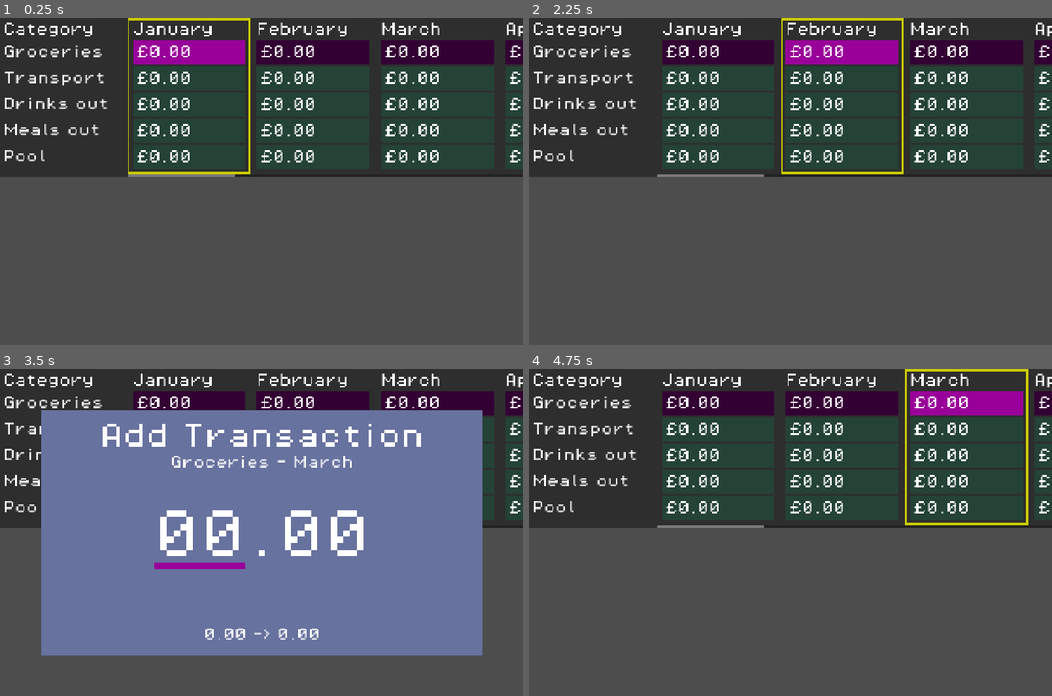
Above: before the commit, frames 1-4 (two rows, left to right).
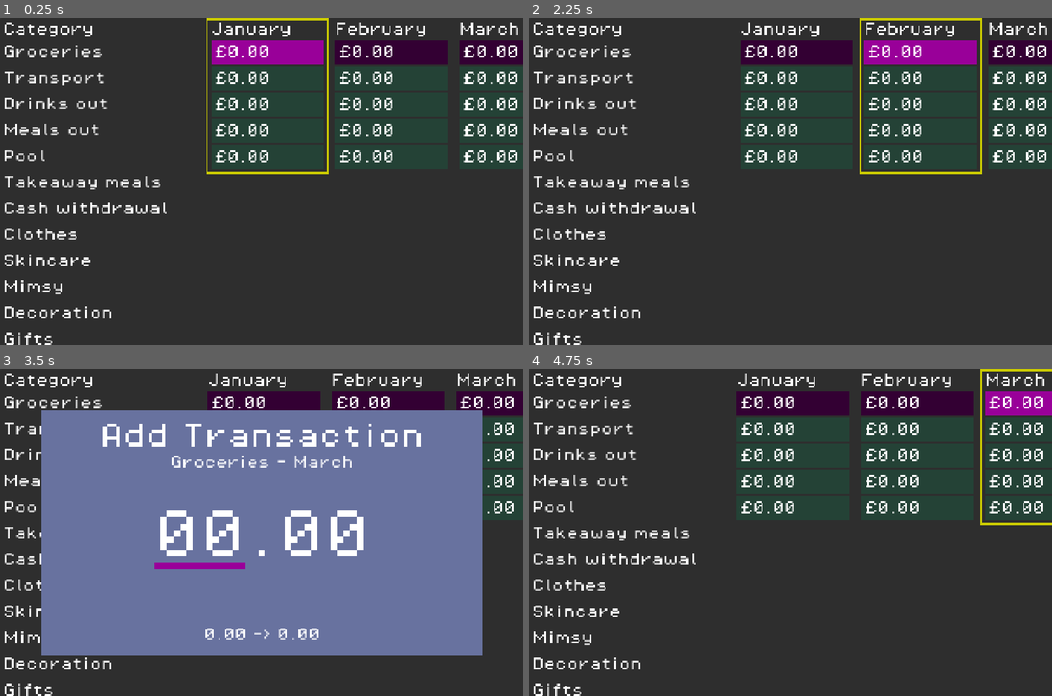
Above: after the commit, the same moments.

Repository: phrasmotica/budget-visualiser
Game: Godot game, scene res://scenes/ui/spreadsheet_ui/spreadsheet_ui.tscn
The game is run twice, just before and just after one commit, with the same random seed, the same clock (stepped at 60 frames per second) and the same inputs.
Inputs (mouse positions are in pixels of both pictures, inside the frame that each line leads up to):
- Up to frame 1 (0.25 s): no input
- Up to frame 2 (2.25 s): tap Enter (ui_accept) at 0.5, 0.77, 1.25, 2 s; move the mouse to (905, 165) at 0.52 s; hold Right (ui_right) 0.53-1.25 s; tap Shift (bulk_modifier) at 0.6 s; click (905, 165) at 0.67 s; drag from (685, 197) to (764, 246) at 1.27 s; move the mouse to (842, 109) at 2.02 s; hold Right (ui_right) from 2.03 s (still down); tap Z at 2.1 s
- Up to frame 3 (3.5 s): release Right (ui_right) at 2.75 s; tap Enter (ui_accept) at 2.75 s; drag from (235, 597) to (104, 483) at 2.77 s
- Up to frame 4 (4.75 s): tap Enter (ui_accept) at 3.5, 3.77, 4.25 s; move the mouse to (947, 581) at 3.52 s; hold Left (ui_left) 3.53-4.25 s; tap Tab at 3.6 s; drag from (633, 483) to (712, 450) at 4.27 s

The runs differ from the first frame. In frame 1, 60% of the frame differs, in the area x 0-100%, y 0-100%; in frame 2, 61%; in frame 3, 22%; in frame 4, 60%.

Commit message:
Create more budget categories, and add them to category labels scene

Diff:
--- /dev/null
+++ b/resources/data/budget_categories/budget_category_booksstationery.tres
@@ -0,0 +1,8 @@
+[gd_resource type="Resource" script_class="BudgetCategory" load_steps=2 format=3 uid="uid://fe7ksipv2mpx"]
+
+[ext_resource type="Script" uid="uid://pmgx6lpiycua" path="res://scripts/data/budget_category.gd" id="1_p6yrj"]
+
+[resource]
+script = ExtResource("1_p6yrj")
+name = "Books & stationery"
+metadata/_custom_type_script = "uid://pmgx6lpiycua"
--- /dev/null
+++ b/resources/data/budget_categories/budget_category_cashwithdrawal.tres
@@ -0,0 +1,8 @@
+[gd_resource type="Resource" script_class="BudgetCategory" load_steps=2 format=3 uid="uid://bq1xyunmdp84o"]
+
+[ext_resource type="Script" uid="uid://pmgx6lpiycua" path="res://scripts/data/budget_category.gd" id="1_rhqbe"]
+
+[resource]
+script = ExtResource("1_rhqbe")
+name = "Cash withdrawal"
+metadata/_custom_type_script = "uid://pmgx6lpiycua"
--- /dev/null
+++ b/resources/data/budget_categories/budget_category_clothes.tres
@@ -0,0 +1,8 @@
+[gd_resource type="Resource" script_class="BudgetCategory" load_steps=2 format=3 uid="uid://b35dxjr080f02"]
+
+[ext_resource type="Script" uid="uid://pmgx6lpiycua" path="res://scripts/data/budget_category.gd" id="1_fkp2p"]
+
+[resource]
+script = ExtResource("1_fkp2p")
+name = "Clothes"
+metadata/_custom_type_script = "uid://pmgx6lpiycua"
--- /dev/null
+++ b/resources/data/budget_categories/budget_category_decoration.tres
@@ -0,0 +1,8 @@
+[gd_resource type="Resource" script_class="BudgetCategory" load_steps=2 format=3 uid="uid://pkireq6eqm5i"]
+
+[ext_resource type="Script" uid="uid://pmgx6lpiycua" path="res://scripts/data/budget_category.gd" id="1_nyab1"]
+
+[resource]
+script = ExtResource("1_nyab1")
+name = "Decoration"
+metadata/_custom_type_script = "uid://pmgx6lpiycua"
--- /dev/null
+++ b/resources/data/budget_categories/budget_category_gifts.tres
@@ -0,0 +1,8 @@
+[gd_resource type="Resource" script_class="BudgetCategory" load_steps=2 format=3 uid="uid://bc2d2u08x80e"]
+
+[ext_resource type="Script" uid="uid://pmgx6lpiycua" path="res://scripts/data/budget_category.gd" id="1_xic7a"]
+
+[resource]
+script = ExtResource("1_xic7a")
+name = "Gifts"
+metadata/_custom_type_script = "uid://pmgx6lpiycua"
--- /dev/null
+++ b/resources/data/budget_categories/budget_category_hardware.tres
@@ -0,0 +1,8 @@
+[gd_resource type="Resource" script_class="BudgetCategory" load_steps=2 format=3 uid="uid://b6hmavseqpn8s"]
+
+[ext_resource type="Script" uid="uid://pmgx6lpiycua" path="res://scripts/data/budget_category.gd" id="1_4r003"]
+
+[resource]
+script = ExtResource("1_4r003")
+name = "Hardware"
+metadata/_custom_type_script = "uid://pmgx6lpiycua"
--- /dev/null
+++ b/resources/data/budget_categories/budget_category_ikea.tres
@@ -0,0 +1,8 @@
+[gd_resource type="Resource" script_class="BudgetCategory" load_steps=2 format=3 uid="uid://b7hv0uybnneau"]
+
+[ext_resource type="Script" uid="uid://pmgx6lpiycua" path="res://scripts/data/budget_category.gd" id="1_8am3m"]
+
+[resource]
+script = ExtResource("1_8am3m")
+name = "IKEA"
+metadata/_custom_type_script = "uid://pmgx6lpiycua"
--- /dev/null
+++ b/resources/data/budget_categories/budget_category_knex.tres
@@ -0,0 +1,8 @@
+[gd_resource type="Resource" script_class="BudgetCategory" load_steps=2 format=3 uid="uid://codjj552j4fbq"]
+
+[ext_resource type="Script" uid="uid://pmgx6lpiycua" path="res://scripts/data/budget_category.gd" id="1_mh2m6"]
+
+[resource]
+script = ExtResource("1_mh2m6")
+name = "Knex"
+metadata/_custom_type_script = "uid://pmgx6lpiycua"
--- /dev/null
+++ b/resources/data/budget_categories/budget_category_magicthegathering.tres
@@ -0,0 +1,8 @@
+[gd_resource type="Resource" script_class="BudgetCategory" load_steps=2 format=3 uid="uid://ciblnt1ve5wem"]
+
+[ext_resource type="Script" uid="uid://pmgx6lpiycua" path="res://scripts/data/budget_category.gd" id="1_hvaw2"]
+
+[resource]
+script = ExtResource("1_hvaw2")
+name = "Magic the Gathering"
+metadata/_custom_type_script = "uid://pmgx6lpiycua"
--- /dev/null
+++ b/resources/data/budget_categories/budget_category_mimsy.tres
@@ -0,0 +1,8 @@
+[gd_resource type="Resource" script_class="BudgetCategory" load_steps=2 format=3 uid="uid://h0pf3qif68l4"]
+
+[ext_resource type="Script" uid="uid://pmgx6lpiycua" path="res://scripts/data/budget_category.gd" id="1_lq7dd"]
+
+[resource]
+script = ExtResource("1_lq7dd")
+name = "Mimsy"
+metadata/_custom_type_script = "uid://pmgx6lpiycua"
--- /dev/null
+++ b/resources/data/budget_categories/budget_category_skincare.tres
@@ -0,0 +1,8 @@
+[gd_resource type="Resource" script_class="BudgetCategory" load_steps=2 format=3 uid="uid://c1u8kdi2dxm0d"]
+
+[ext_resource type="Script" uid="uid://pmgx6lpiycua" path="res://scripts/data/budget_category.gd" id="1_0ubm6"]
+
+[resource]
+script = ExtResource("1_0ubm6")
+name = "Skincare"
+metadata/_custom_type_script = "uid://pmgx6lpiycua"
--- /dev/null
+++ b/resources/data/budget_categories/budget_category_software.tres
@@ -0,0 +1,8 @@
+[gd_resource type="Resource" script_class="BudgetCategory" load_steps=2 format=3 uid="uid://jfehfoi7xjw1"]
+
+[ext_resource type="Script" uid="uid://pmgx6lpiycua" path="res://scripts/data/budget_category.gd" id="1_audiu"]
+
+[resource]
+script = ExtResource("1_audiu")
+name = "Software"
+metadata/_custom_type_script = "uid://pmgx6lpiycua"
--- /dev/null
+++ b/resources/data/budget_categories/budget_category_takeawaymeals.tres
@@ -0,0 +1,8 @@
+[gd_resource type="Resource" script_class="BudgetCategory" load_steps=2 format=3 uid="uid://nm8kcso5uy5j"]
+
+[ext_resource type="Script" uid="uid://pmgx6lpiycua" path="res://scripts/data/budget_category.gd" id="1_6r20n"]
+
+[resource]
+script = ExtResource("1_6r20n")
+name = "Takeaway meals"
+metadata/_custom_type_script = "uid://pmgx6lpiycua"
--- /dev/null
+++ b/resources/data/budget_categories/budget_category_videogames.tres
@@ -0,0 +1,8 @@
+[gd_resource type="Resource" script_class="BudgetCategory" load_steps=2 format=3 uid="uid://da3hke2v5lnta"]
+
+[ext_resource type="Script" uid="uid://pmgx6lpiycua" path="res://scripts/data/budget_category.gd" id="1_can0h"]
+
+[resource]
+script = ExtResource("1_can0h")
+name = "Video games"
+metadata/_custom_type_script = "uid://pmgx6lpiycua"
--- a/scenes/ui/category_labels/category_labels.gd
+++ b/scenes/ui/category_labels/category_labels.gd
@@ -8,6 +8,9 @@
 var categories: Array[BudgetCategory] = []:
 	set(value):
 		categories = value
+
+		for c in categories:
+			SignalHelper.on_changed(c, _refresh)
 
 		call_deferred("_refresh")
 
--- a/scenes/ui/category_labels/category_labels.tscn
+++ b/scenes/ui/category_labels/category_labels.tscn
@@ -8,12 +8,26 @@
 [ext_resource type="Resource" uid="uid://ntgiryw8yhiq" path="res://resources/data/budget_categories/budget_category_drinksout.tres" id="6_q5ikp"]
 [ext_resource type="Resource" uid="uid://b7du18hkdt45" path="res://resources/data/budget_categories/budget_category_mealsout.tres" id="7_xlm65"]
 [ext_resource type="Resource" uid="uid://tx800w7ep5ms" path="res://resources/data/budget_categories/budget_category_pool.tres" id="8_83r7t"]
+[ext_resource type="Resource" uid="uid://nm8kcso5uy5j" path="res://resources/data/budget_categories/budget_category_takeawaymeals.tres" id="9_yp1qp"]
+[ext_resource type="Resource" uid="uid://bq1xyunmdp84o" path="res://resources/data/budget_categories/budget_category_cashwithdrawal.tres" id="10_fj6g4"]
+[ext_resource type="Resource" uid="uid://b35dxjr080f02" path="res://resources/data/budget_categories/budget_category_clothes.tres" id="11_igkxn"]
+[ext_resource type="Resource" uid="uid://c1u8kdi2dxm0d" path="res://resources/data/budget_categories/budget_category_skincare.tres" id="12_3g8l3"]
+[ext_resource type="Resource" uid="uid://h0pf3qif68l4" path="res://resources/data/budget_categories/budget_category_mimsy.tres" id="13_nslag"]
+[ext_resource type="Resource" uid="uid://pkireq6eqm5i" path="res://resources/data/budget_categories/budget_category_decoration.tres" id="14_288ot"]
+[ext_resource type="Resource" uid="uid://bc2d2u08x80e" path="res://resources/data/budget_categories/budget_category_gifts.tres" id="15_wlrnr"]
+[ext_resource type="Resource" uid="uid://fe7ksipv2mpx" path="res://resources/data/budget_categories/budget_category_booksstationery.tres" id="16_e5ji6"]
+[ext_resource type="Resource" uid="uid://da3hke2v5lnta" path="res://resources/data/budget_categories/budget_category_videogames.tres" id="17_u1siw"]
+[ext_resource type="Resource" uid="uid://jfehfoi7xjw1" path="res://resources/data/budget_categories/budget_category_software.tres" id="18_7nw7r"]
+[ext_resource type="Resource" uid="uid://b6hmavseqpn8s" path="res://resources/data/budget_categories/budget_category_hardware.tres" id="19_snh2h"]
+[ext_resource type="Resource" uid="uid://ciblnt1ve5wem" path="res://resources/data/budget_categories/budget_category_magicthegathering.tres" id="20_8tqgo"]
+[ext_resource type="Resource" uid="uid://codjj552j4fbq" path="res://resources/data/budget_categories/budget_category_knex.tres" id="21_oe76k"]
+[ext_resource type="Resource" uid="uid://b7hv0uybnneau" path="res://resources/data/budget_categories/budget_category_ikea.tres" id="22_n6h0v"]
 
 [node name="CategoryLabels" type="VBoxContainer"]
 theme = ExtResource("1_edbqv")
 theme_override_constants/separation = 4
 script = ExtResource("1_rdhsv")
-categories = Array[ExtResource("3_jfxu6")]([ExtResource("4_v …(62 unchanged characters)… ource("7_xlm65"), ExtResource("8_83r7t")])
+categories = Array[ExtResource("3_jfxu6")]([ExtResource("4_v …(62 unchanged characters)… ource("7_xlm65"), ExtResource("8_83r7t"), ExtResource("9_yp1qp"), ExtResource("10_fj6g4"), ExtResource("11_igkxn"), ExtResource("12_3g8l3"), ExtResource("13_nslag"), ExtResource("14_288ot"), ExtResource("15_wlrnr"), ExtResource("16_e5ji6"), ExtResource("17_u1siw"), ExtResource("18_7nw7r"), ExtResource("19_snh2h"), ExtResource("20_8tqgo"), ExtResource("21_oe76k"), ExtResource("22_n6h0v")])
 
 [node name="CategoryLabel0" type="Label" parent="."]
 custom_minimum_size = Vector2(0, 60)
@@ -49,3 +63,101 @@
 theme_override_font_sizes/font_size = 32
 text = "Pool"
 vertical_alignment = 1
+
+[node name="CategoryLabel5" type="Label" parent="."]
+custom_minimum_size = Vector2(0, 60)
+layout_mode = 2
+theme_override_font_sizes/font_size = 32
+text = "Takeaway meals"
+vertical_alignment = 1
+
+[node name="CategoryLabel6" type="Label" parent="."]
+custom_minimum_size = Vector2(0, 60)
+layout_mode = 2
+theme_override_font_sizes/font_size = 32
+text = "Cash withdrawal"
+vertical_alignment = 1
+
+[node name="CategoryLabel7" type="Label" parent="."]
+custom_minimum_size = Vector2(0, 60)
+layout_mode = 2
+theme_override_font_sizes/font_size = 32
+text = "Clothes"
+vertical_alignment = 1
+
+[node name="CategoryLabel8" type="Label" parent="."]
+custom_minimum_size = Vector2(0, 60)
+layout_mode = 2
+theme_override_font_sizes/font_size = 32
+text = "Skincare"
+vertical_alignment = 1
+
+[node name="CategoryLabel9" type="Label" parent="."]
+custom_minimum_size = Vector2(0, 60)
+layout_mode = 2
+theme_override_font_sizes/font_size = 32
+text = "Mimsy"
+vertical_alignment = 1
+
+[node name="CategoryLabel10" type="Label" parent="."]
+custom_minimum_size = Vector2(0, 60)
+layout_mode = 2
+theme_override_font_sizes/font_size = 32
+text = "Decoration"
+vertical_alignment = 1
+
+[node name="CategoryLabel11" type="Label" parent="."]
+custom_minimum_size = Vector2(0, 60)
+layout_mode = 2
+theme_override_font_sizes/font_size = 32
+text = "Gifts"
+vertical_alignment = 1
+
+[node name="CategoryLabel12" type="Label" parent="."]
+custom_minimum_size = Vector2(0, 60)
+layout_mode = 2
+theme_override_font_sizes/font_size = 32
+text = "Books & stationery"
+vertical_alignment = 1
+
+[node name="CategoryLabel13" type="Label" parent="."]
+custom_minimum_size = Vector2(0, 60)
+layout_mode = 2
+theme_override_font_sizes/font_size = 32
+text = "Video games"
+vertical_alignment = 1
+
+[node name="CategoryLabel14" type="Label" parent="."]
+custom_minimum_size = Vector2(0, 60)
+layout_mode = 2
+theme_override_font_sizes/font_size = 32
+text = "Software"
+vertical_alignment = 1
+
+[node name="CategoryLabel15" type="Label" parent="."]
+custom_minimum_size = Vector2(0, 60)
+layout_mode = 2
+theme_override_font_sizes/font_size = 32
+text = "Hardware"
+vertical_alignment = 1
+
+[node name="CategoryLabel16" type="Label" parent="."]
+custom_minimum_size = Vector2(0, 60)
+layout_mode = 2
+theme_override_font_sizes/font_size = 32
+text = "Magic the Gathering"
+vertical_alignment = 1
+
+[node name="CategoryLabel17" type="Label" parent="."]
+custom_minimum_size = Vector2(0, 60)
+layout_mode = 2
+theme_override_font_sizes/font_size = 32
+text = "Knex"
+vertical_alignment = 1
+
+[node name="CategoryLabel18" type="Label" parent="."]
+custom_minimum_size = Vector2(0, 60)
+layout_mode = 2
+theme_override_font_sizes/font_size = 32
+text = "IKEA"
+vertical_alignment = 1
--- a/scripts/data/budget_category.gd
+++ b/scripts/data/budget_category.gd
@@ -1,5 +1,10 @@
+@tool
 class_name BudgetCategory
 extends Resource
 
 @export
-var name := ""
+var name := "":
+	set(value):
+		name = value
+
+		emit_changed()
Not shown: 1 places in scenes/ui/category_labels/category_labels.tscn that only renumber resources
